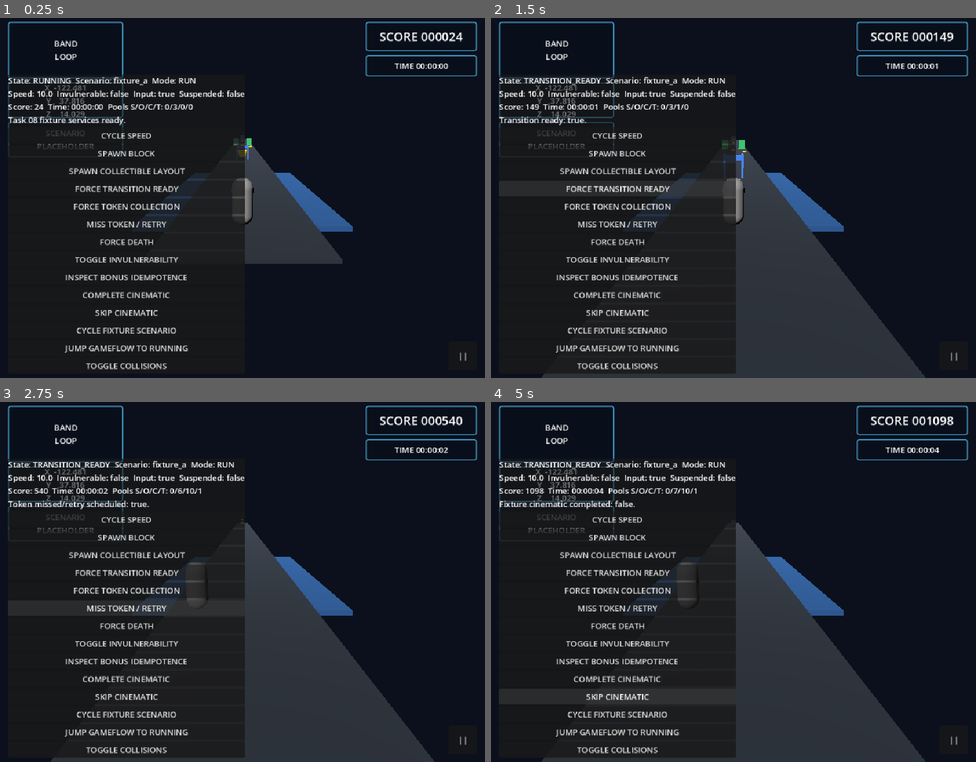
Above: before the commit, frames 1-4 (two rows, left to right).
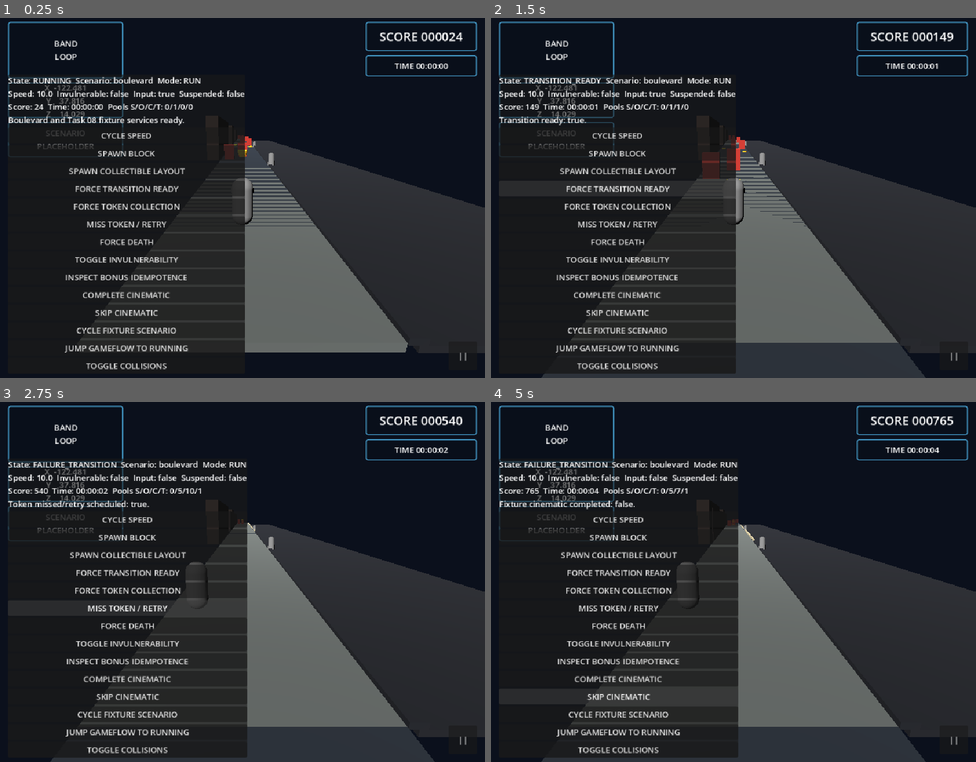
Above: after the commit, the same moments.

Repository: leonamlvs/californication
Game: Godot game, scene res://dev/DevHarness.tscn
Same seed, same stepped clock (60 frames per second), same inputs: the game is played once before the commit and once after it. This scene is started directly instead of the project's main scene.
Inputs:
- Up to frame 1 (0.25 s): no input
- Up to frame 2 (1.5 s): click "FORCE TRANSITION READY" at 0.5 s; click "FORCE TRANSITION READY" at 1.25 s
- Up to frame 3 (2.75 s): click "MISS TOKEN / RETRY" at 2 s
- Up to frame 4 (5 s): click "MISS TOKEN / RETRY" at 2.75 s; click "MISS TOKEN / RETRY" at 3.5 s; click "SKIP CINEMATIC" at 4.25 s

The runs differ from the first frame. In frame 1, 25% of the frame differs, in the area x 1-100%, y 16-94%; in frame 2, 24%; in frame 3, 27%; in frame 4, 28%, in the area x 6-100%, y 4-99%.

Commit message:
feat: add Boulevard scenario

Diff:
--- /dev/null
+++ b/data/camera_profiles/boulevard_follow.tres
@@ -0,0 +1,11 @@
+[gd_resource type="Resource" script_class="CameraProfile" load_steps=2 format=3]
+
+[ext_resource type="Script" path="res://data/definitions/CameraProfile.gd" id="1_profile"]
+
+[resource]
+script = ExtResource("1_profile")
+field_of_view = 68.0
+follow_distance = 8.0
+height = 3.2
+pitch_degrees = -15.0
+lateral_look_strength = 0.35
--- /dev/null
+++ b/data/definitions/CameraProfile.gd
@@ -0,0 +1,12 @@
+class_name CameraProfile
+extends Resource
+
+@export_range(35.0, 110.0, 1.0, "suffix: deg") var field_of_view := 68.0
+@export_range(1.0, 30.0, 0.1, "suffix:m") var follow_distance := 8.0
+@export_range(0.1, 10.0, 0.1, "suffix:m") var height := 3.2
+@export_range(-45.0, 20.0, 1.0, "suffix: deg") var pitch_degrees := -15.0
+@export_range(0.0, 2.0, 0.05) var lateral_look_strength := 0.35
+
+
+func is_valid_profile() -> bool:
+	return field_of_view > 0.0 and follow_distance > 0.0 and height > 0.0
--- /dev/null
+++ b/data/patterns/boulevard_hurdle_weave.tres
@@ -0,0 +1,33 @@
+[gd_resource type="Resource" script_class="PatternDefinition" load_steps=5 format=3]
+
+[ext_resource type="Script" path="res://data/definitions/PatternDefinition.gd" id="1_pattern"]
+[ext_resource type="Script" path="res://data/definitions/PatternObstaclePlacement.gd" id="2_placement"]
+[ext_resource type="Resource" path="res://data/obstacles/hurdle.tres" id="3_hurdle"]
+
+[sub_resource type="Resource" id="Placement_hurdle"]
+script = ExtResource("2_placement")
+obstacle = ExtResource("3_hurdle")
+forward_offset = 24.0
+lane = 1
+vertical_state = 1
+
+[sub_resource type="Resource" id="Placement_right"]
+script = ExtResource("2_placement")
+obstacle = ExtResource("3_hurdle")
+forward_offset = 28.0
+lane = 2
+vertical_state = 1
+
+[resource]
+script = ExtResource("1_pattern")
+id = &"boulevard_hurdle_weave"
+length = 30.0
+difficulty = 2
+weight = 0.8
+minimum_speed = 10.0
+maximum_speed = 16.0
+allowed_movement_modes = Array[StringName]([&"RUN"])
+minimum_reaction_time = 1.5
+entrance_state_mask = 511
+exit_state_mask = 511
+obstacle_placements = Array[PatternObstaclePlacement]([SubResource("Placement_hurdle"), SubResource("Placement_right")])
--- /dev/null
+++ b/data/patterns/boulevard_safe_recovery.tres
@@ -0,0 +1,17 @@
+[gd_resource type="Resource" script_class="PatternDefinition" load_steps=2 format=3]
+
+[ext_resource type="Script" path="res://data/definitions/PatternDefinition.gd" id="1_pattern"]
+
+[resource]
+script = ExtResource("1_pattern")
+id = &"boulevard_safe_recovery"
+length = 30.0
+difficulty = 0
+weight = 0.4
+minimum_speed = 10.0
+maximum_speed = 16.0
+allowed_movement_modes = Array[StringName]([&"RUN"])
+minimum_reaction_time = 1.5
+entrance_state_mask = 511
+exit_state_mask = 511
+safe_fallback = true
--- /dev/null
+++ b/data/patterns/boulevard_weave_left_center.tres
@@ -0,0 +1,31 @@
+[gd_resource type="Resource" script_class="PatternDefinition" load_steps=5 format=3]
+
+[ext_resource type="Script" path="res://data/definitions/PatternDefinition.gd" id="1_pattern"]
+[ext_resource type="Script" path="res://data/definitions/PatternObstaclePlacement.gd" id="2_placement"]
+[ext_resource type="Resource" path="res://data/obstacles/block.tres" id="3_block"]
+
+[sub_resource type="Resource" id="Placement_left"]
+script = ExtResource("2_placement")
+obstacle = ExtResource("3_block")
+forward_offset = 24.0
+lane = 0
+
+[sub_resource type="Resource" id="Placement_center"]
+script = ExtResource("2_placement")
+obstacle = ExtResource("3_block")
+forward_offset = 28.0
+lane = 1
+
+[resource]
+script = ExtResource("1_pattern")
+id = &"boulevard_weave_left_center"
+length = 30.0
+difficulty = 2
+weight = 1.0
+minimum_speed = 10.0
+maximum_speed = 16.0
+allowed_movement_modes = Array[StringName]([&"RUN"])
+minimum_reaction_time = 1.5
+entrance_state_mask = 511
+exit_state_mask = 511
+obstacle_placements = Array[PatternObstaclePlacement]([SubResource("Placement_left"), SubResource("Placement_center")])
--- /dev/null
+++ b/data/patterns/boulevard_weave_right_center.tres
@@ -0,0 +1,31 @@
+[gd_resource type="Resource" script_class="PatternDefinition" load_steps=5 format=3]
+
+[ext_resource type="Script" path="res://data/definitions/PatternDefinition.gd" id="1_pattern"]
+[ext_resource type="Script" path="res://data/definitions/PatternObstaclePlacement.gd" id="2_placement"]
+[ext_resource type="Resource" path="res://data/obstacles/block.tres" id="3_block"]
+
+[sub_resource type="Resource" id="Placement_right"]
+script = ExtResource("2_placement")
+obstacle = ExtResource("3_block")
+forward_offset = 24.0
+lane = 2
+
+[sub_resource type="Resource" id="Placement_center"]
+script = ExtResource("2_placement")
+obstacle = ExtResource("3_block")
+forward_offset = 28.0
+lane = 1
+
+[resource]
+script = ExtResource("1_pattern")
+id = &"boulevard_weave_right_center"
+length = 30.0
+difficulty = 2
+weight = 1.0
+minimum_speed = 10.0
+maximum_speed = 16.0
+allowed_movement_modes = Array[StringName]([&"RUN"])
+minimum_reaction_time = 1.5
+entrance_state_mask = 511
+exit_state_mask = 511
+obstacle_placements = Array[PatternObstaclePlacement]([SubResource("Placement_right"), SubResource("Placement_center")])
--- /dev/null
+++ b/data/scenarios/boulevard.tres
@@ -0,0 +1,33 @@
+[gd_resource type="Resource" script_class="ScenarioDefinition" load_steps=11 format=3]
+
+[ext_resource type="Script" path="res://data/definitions/ScenarioDefinition.gd" id="1_definition"]
+[ext_resource type="Resource" path="res://data/segments/boulevard_sidewalk.tres" id="2_segment"]
+[ext_resource type="Resource" path="res://data/track/graybox_obstacle_library.tres" id="3_obstacles"]
+[ext_resource type="Resource" path="res://data/track/normal_collectible_layouts.tres" id="4_collectibles"]
+[ext_resource type="PackedScene" path="res://scenarios/boulevard/BoulevardEnvironment.tscn" id="5_environment"]
+[ext_resource type="Resource" path="res://data/camera_profiles/boulevard_follow.tres" id="6_camera"]
+[ext_resource type="Resource" path="res://data/transitions/boulevard_curbside.tres" id="7_transition"]
+[ext_resource type="Resource" path="res://data/movement_profiles/run_default.tres" id="8_movement"]
+
+[sub_resource type="Resource" id="Resource_hud_coordinates"]
+
+[resource]
+script = ExtResource("1_definition")
+id = &"boulevard"
+display_name = "Boulevard"
+movement_mode = &"RUN"
+base_speed = 10.0
+max_speed = 16.0
+lane_spacing = 1.6
+segment_library = Array[SegmentDefinition]([ExtResource("2_segment")])
+obstacle_library = ExtResource("3_obstacles")
+collectible_patterns = ExtResource("4_collectibles")
+environment_scene = ExtResource("5_environment")
+camera_profile = ExtResource("6_camera")
+hud_coordinate_profile = SubResource("Resource_hud_coordinates")
+transition_definition = ExtResource("7_transition")
+minimum_transition_time = 40.0
+guaranteed_transition_time = 55.0
+development_minimum_transition_time = 15.0
+development_guaranteed_transition_time = 20.0
+movement_profile = ExtResource("8_movement")
--- /dev/null
+++ b/data/segments/boulevard_sidewalk.tres
@@ -0,0 +1,19 @@
+[gd_resource type="Resource" script_class="SegmentDefinition" load_steps=7 format=3]
+
+[ext_resource type="Script" path="res://data/definitions/SegmentDefinition.gd" id="1_segment"]
+[ext_resource type="PackedScene" path="res://scenarios/boulevard/BoulevardTrackSegment.tscn" id="2_scene"]
+[ext_resource type="Resource" path="res://data/patterns/boulevard_safe_recovery.tres" id="3_safe"]
+[ext_resource type="Resource" path="res://data/patterns/boulevard_weave_left_center.tres" id="4_left"]
+[ext_resource type="Resource" path="res://data/patterns/boulevard_weave_right_center.tres" id="5_right"]
+[ext_resource type="Resource" path="res://data/patterns/boulevard_hurdle_weave.tres" id="6_hurdle"]
+
+[resource]
+script = ExtResource("1_segment")
+id = &"boulevard_sidewalk"
+length = 30.0
+connection_start = Vector3(0, 0, 0)
+connection_end = Vector3(0, 0, -30)
+compatible_modes = Array[StringName]([&"RUN"])
+environment_tags = Array[StringName]([&"boulevard", &"sidewalk"])
+scene = ExtResource("2_scene")
+eligible_patterns = Array[PatternDefinition]([ExtResource("3_safe"), ExtResource("4_left"), ExtResource("5_right"), ExtResource("6_hurdle")])
--- /dev/null
+++ b/data/transitions/boulevard_curbside.tres
@@ -0,0 +1,13 @@
+[gd_resource type="Resource" script_class="TransitionDefinition" load_steps=3 format=3]
+
+[ext_resource type="Script" path="res://data/definitions/TransitionDefinition.gd" id="1_definition"]
+[ext_resource type="PackedScene" path="res://scenarios/boulevard/BoulevardCurbsideTransition.tscn" id="2_transition"]
+
+[resource]
+script = ExtResource("1_definition")
+id = &"boulevard_curbside"
+source_scenario = &"boulevard"
+transition_scene = ExtResource("2_transition")
+next_scenario_policy = 1
+next_scenario_ids = Array[StringName]([&"fixture_a"])
+transition_bonus_score = 1000
--- a/dev/DevHarness.gd
+++ b/dev/DevHarness.gd
@@ -2,6 +2,7 @@
 
 const FIXTURE_A := preload("res://dev/fixtures/fixture_scenario_a.tres")
 const FIXTURE_B := preload("res://dev/fixtures/fixture_scenario_b.tres")
+const BOULEVARD := preload("res://data/scenarios/boulevard.tres")
 const BLOCK_DEFINITION := preload("res://data/obstacles/block.tres")
 
 @onready var runner: RunnerController = %Runner
@@ -13,23 +14,25 @@
 
 var _layout_index := 0
 var _speed_index := 0
-var _message := "Task 08 fixture services ready."
+var _message := "Boulevard and Task 08 fixture services ready."
 var _speeds: Array[float] = [10.0, 13.0, 16.0]
 
 
 func _ready() -> void:
 	ScenarioManager.reset_for_tests()
 	ScenarioManager.set_scenario_root(scenario_root)
+	ScenarioManager.register_scenario(BOULEVARD)
 	ScenarioManager.register_scenario(FIXTURE_A, true)
 	ScenarioManager.register_scenario(FIXTURE_B, true)
-	ScenarioManager.load_scenario(FIXTURE_A.id)
+	ScenarioManager.load_scenario(BOULEVARD.id)
 	GameFlow.development_jump_to_state(GameFlow.RUNNING)
 	runner.development_simulation_enabled = true
 	generator.set_runner(runner)
+	generator.configure_for_scenario(BOULEVARD)
 	generator.reset_generator(generator.deterministic_seed, 0.0, runner.current_speed)
 	hud.bind_run_stats(generator.run_stats)
 	coordinator.configure_services(runner, generator, generator.run_stats, hud)
-	coordinator.begin_scenario(FIXTURE_A, true)
+	coordinator.begin_scenario(BOULEVARD, true)
 
 
 func _process(_delta: float) -> void:
--- a/gameplay/track/TrackGenerator.gd
+++ b/gameplay/track/TrackGenerator.gd
@@ -79,6 +79,11 @@
 	segment_definitions = definition.segment_library
 	obstacle_library = definition.obstacle_library
 	collectible_layout_library = definition.collectible_patterns
+	for segment_definition: SegmentDefinition in segment_definitions:
+		for pattern: PatternDefinition in segment_definition.eligible_patterns:
+			if pattern.safe_fallback:
+				fallback_pattern = pattern
+				break
 	pool.obstacle_library = obstacle_library
 	return true
 
--- /dev/null
+++ b/scenarios/boulevard/BoulevardCurbsideTransition.gd
@@ -0,0 +1,51 @@
+class_name BoulevardCurbsideTransition
+extends ScenarioTransitionController
+
+enum Stage {
+	CURBSIDE_ENTRY,
+	TRASH_CAN_JUMP,
+	FALL_TO_TARGET,
+}
+
+@onready var proxy: MeshInstance3D = %Proxy
+@onready var trash_can: MeshInstance3D = %TrashCan
+
+var current_stage: Stage = Stage.CURBSIDE_ENTRY
+var stage_history: Array[Stage] = []
+
+
+func start(transition_context: Dictionary) -> void:
+	super.start(transition_context)
+	current_stage = Stage.CURBSIDE_ENTRY
+	stage_history = [current_stage]
+	proxy.position = Vector3(-1.8, 0.9, 2.0)
+	trash_can.rotation = Vector3.ZERO
+
+
+func _process(delta: float) -> void:
+	if is_running:
+		_update_authored_route()
+	super._process(delta)
+
+
+func _update_authored_route() -> void:
+	var progress := clampf(_elapsed / duration, 0.0, 1.0)
+	if progress < 0.3:
+		_set_stage(Stage.CURBSIDE_ENTRY)
+		proxy.position = Vector3(lerpf(-1.8, 0.1, progress / 0.3), 0.9, lerpf(2.0, -1.0, progress / 0.3))
+	elif progress < 0.65:
+		_set_stage(Stage.TRASH_CAN_JUMP)
+		var jump_progress := (progress - 0.3) / 0.35
+		proxy.position = Vector3(lerpf(0.1, 1.3, jump_progress), 0.9 + 2.2 * sin(jump_progress * PI), lerpf(-1.0, -4.0, jump_progress))
+		trash_can.rotation.z = -0.25 * jump_progress
+	else:
+		_set_stage(Stage.FALL_TO_TARGET)
+		var fall_progress := (progress - 0.65) / 0.35
+		proxy.position = Vector3(lerpf(1.3, 2.0, fall_progress), lerpf(0.9, -3.0, fall_progress), lerpf(-4.0, -10.0, fall_progress))
+
+
+func _set_stage(next_stage: Stage) -> void:
+	if current_stage == next_stage:
+		return
+	current_stage = next_stage
+	stage_history.append(current_stage)
--- /dev/null
+++ b/scenarios/boulevard/BoulevardCurbsideTransition.tscn
@@ -0,0 +1,40 @@
+[gd_scene load_steps=6 format=3]
+
+[ext_resource type="Script" path="res://scenarios/boulevard/BoulevardCurbsideTransition.gd" id="1_transition"]
+
+[sub_resource type="CapsuleMesh" id="CapsuleMesh_proxy"]
+radius = 0.35
+height = 1.7
+
+[sub_resource type="StandardMaterial3D" id="ProxyMaterial"]
+albedo_color = Color(0.92, 0.35, 0.18, 1)
+
+[sub_resource type="CylinderMesh" id="CylinderMesh_trash"]
+top_radius = 0.34
+bottom_radius = 0.4
+height = 0.9
+
+[sub_resource type="StandardMaterial3D" id="TrashMaterial"]
+albedo_color = Color(0.18, 0.42, 0.28, 1)
+
+[node name="BoulevardCurbsideTransition" type="Node3D"]
+script = ExtResource("1_transition")
+duration = 2.4
+
+[node name="CurbsideFloor" type="MeshInstance3D" parent="."]
+position = Vector3(0, -0.1, -4)
+mesh = SubResource("CylinderMesh_trash")
+scale = Vector3(6, 0.15, 14)
+material_override = SubResource("TrashMaterial")
+
+[node name="TrashCan" type="MeshInstance3D" parent="."]
+unique_name_in_owner = true
+position = Vector3(0.7, 0.45, -2.2)
+mesh = SubResource("CylinderMesh_trash")
+material_override = SubResource("TrashMaterial")
+
+[node name="Proxy" type="MeshInstance3D" parent="."]
+unique_name_in_owner = true
+position = Vector3(-1.8, 0.9, 2)
+mesh = SubResource("CapsuleMesh_proxy")
+material_override = SubResource("ProxyMaterial")
--- /dev/null
+++ b/scenarios/boulevard/BoulevardEnvironment.gd
@@ -0,0 +1,16 @@
+class_name BoulevardEnvironment
+extends Node3D
+
+## Physical gameplay lanes are centered on the sidewalk; the road is visual-only.
+@export_range(0.1, 10.0, 0.1, "suffix:m") var sidewalk_half_width := 2.6
+@export_range(0.1, 10.0, 0.1, "suffix:m") var traffic_start_x := 3.2
+@export_range(1, 8, 1) var lane_count := 3
+@export_range(0.1, 5.0, 0.1, "suffix:m") var lane_spacing := 1.6
+
+
+func lane_x(lane_index: int) -> float:
+	return (float(lane_index) - float(lane_count - 1) * 0.5) * lane_spacing
+
+
+func is_lane_on_sidewalk(lane_index: int, runner_half_width: float = 0.38) -> bool:
+	return lane_index >= 0 and lane_index < lane_count and absf(lane_x(lane_index)) + runner_half_width <= sidewalk_half_width
--- /dev/null
+++ b/scenarios/boulevard/BoulevardEnvironment.tscn
@@ -0,0 +1,63 @@
+[gd_scene load_steps=8 format=3]
+
+[ext_resource type="Script" path="res://scenarios/boulevard/BoulevardEnvironment.gd" id="1_environment"]
+
+[sub_resource type="BoxMesh" id="SidewalkMesh"]
+size = Vector3(5.2, 0.18, 100)
+
+[sub_resource type="StandardMaterial3D" id="SidewalkMaterial"]
+albedo_color = Color(0.38, 0.4, 0.39, 1)
+
+[sub_resource type="BoxMesh" id="RoadMesh"]
+size = Vector3(8, 0.14, 100)
+
+[sub_resource type="StandardMaterial3D" id="RoadMaterial"]
+albedo_color = Color(0.08, 0.09, 0.12, 1)
+
+[sub_resource type="BoxMesh" id="BuildingMesh"]
+size = Vector3(1.4, 5, 20)
+
+[sub_resource type="StandardMaterial3D" id="BuildingMaterial"]
+albedo_color = Color(0.24, 0.18, 0.16, 1)
+
+[sub_resource type="CylinderMesh" id="FurnitureMesh"]
+top_radius = 0.28
+bottom_radius = 0.35
+height = 1.15
+
+[node name="BoulevardEnvironment" type="Node3D"]
+script = ExtResource("1_environment")
+
+[node name="Sidewalk" type="MeshInstance3D" parent="."]
+position = Vector3(0, -0.09, -45)
+mesh = SubResource("SidewalkMesh")
+material_override = SubResource("SidewalkMaterial")
+
+[node name="Curb" type="MeshInstance3D" parent="."]
+position = Vector3(2.78, 0.02, -45)
+mesh = SubResource("RoadMesh")
+material_override = SubResource("RoadMaterial")
+scale = Vector3(0.04, 1, 1)
+
+[node name="TrafficVisualOnly" type="MeshInstance3D" parent="."]
+position = Vector3(6.8, -0.12, -45)
+mesh = SubResource("RoadMesh")
+material_override = SubResource("RoadMaterial")
+
+[node name="StorefrontLeft" type="MeshInstance3D" parent="."]
+position = Vector3(-3.45, 2.5, -30)
+mesh = SubResource("BuildingMesh")
+material_override = SubResource("BuildingMaterial")
+
+[node name="StorefrontRight" type="MeshInstance3D" parent="."]
+position = Vector3(-3.45, 2.5, -65)
+mesh = SubResource("BuildingMesh")
+material_override = SubResource("BuildingMaterial")
+
+[node name="StreetFurnitureBoundary" type="MeshInstance3D" parent="."]
+position = Vector3(2.9, 0.58, -16)
+mesh = SubResource("FurnitureMesh")
+
+[node name="StreetFurnitureBoundary2" type="MeshInstance3D" parent="."]
+position = Vector3(2.9, 0.58, -50)
+mesh = SubResource("FurnitureMesh")
--- /dev/null
+++ b/scenarios/boulevard/BoulevardTrackSegment.tscn
@@ -0,0 +1,46 @@
+[gd_scene load_steps=8 format=3]
+
+[ext_resource type="Script" path="res://gameplay/track/TrackSegment.gd" id="1_segment"]
+
+[sub_resource type="BoxMesh" id="FloorMesh"]
+resource_local_to_scene = true
+size = Vector3(5.2, 0.1, 30)
+
+[sub_resource type="StandardMaterial3D" id="FloorMaterial"]
+albedo_color = Color(0.38, 0.4, 0.39, 1)
+
+[sub_resource type="BoxMesh" id="CurbMesh"]
+size = Vector3(0.18, 0.3, 30)
+
+[sub_resource type="StandardMaterial3D" id="CurbMaterial"]
+albedo_color = Color(0.75, 0.7, 0.56, 1)
+
+[sub_resource type="BoxMesh" id="FacadeMesh"]
+size = Vector3(1.2, 4.2, 30)
+
+[sub_resource type="StandardMaterial3D" id="FacadeMaterial"]
+albedo_color = Color(0.2, 0.16, 0.16, 1)
+
+[node name="BoulevardTrackSegment" type="Node3D"]
+script = ExtResource("1_segment")
+
+[node name="FloorMesh" type="MeshInstance3D" parent="."]
+unique_name_in_owner = true
+position = Vector3(0, -0.05, -15)
+mesh = SubResource("FloorMesh")
+material_override = SubResource("FloorMaterial")
+
+[node name="StorefrontBoundary" type="MeshInstance3D" parent="."]
+position = Vector3(-3.25, 2.1, -15)
+mesh = SubResource("FacadeMesh")
+material_override = SubResource("FacadeMaterial")
+
+[node name="CurbBoundary" type="MeshInstance3D" parent="."]
+position = Vector3(2.7, 0.15, -15)
+mesh = SubResource("CurbMesh")
+material_override = SubResource("CurbMaterial")
+
+[node name="StartAnchor" type="Marker3D" parent="."]
+
+[node name="EndAnchor" type="Marker3D" parent="."]
+position = Vector3(0, 0, -30)
--- /dev/null
+++ b/tests/cli/Task09Test.gd
@@ -0,0 +1,95 @@
+extends Node
+
+const BOULEVARD := preload("res://data/scenarios/boulevard.tres")
+const FIXTURE_A := preload("res://dev/fixtures/fixture_scenario_a.tres")
+const RUNNER_SCENE := preload("res://gameplay/runner/Runner.tscn")
+const GENERATOR_SCENE := preload("res://gameplay/track/TrackGenerator.tscn")
+const COORDINATOR_SCENE := preload("res://gameplay/transitions/TransitionCoordinator.tscn")
+const HUD_SCENE := preload("res://ui/hud/HUD.tscn")
+const RUN_CAPABILITIES := preload("res://data/track/run_capabilities.tres")
+
+var _failed := false
+
+
+func _ready() -> void:
+	_run()
+	if _failed:
+		get_tree().quit(1)
+		return
+	print("Task 09 Boulevard scenario test passed.")
+	get_tree().quit(0)
+
+
+func _run() -> void:
+	_assert(BOULEVARD.is_valid_definition(), "Boulevard scenario definition is invalid.")
+	var camera_profile := BOULEVARD.camera_profile as CameraProfile
+	_assert(camera_profile != null and camera_profile.is_valid_profile(), "Boulevard camera profile is invalid.")
+	var environment := BOULEVARD.environment_scene.instantiate() as BoulevardEnvironment
+	add_child(environment)
+	for lane: int in BOULEVARD.movement_profile.lane_count:
+		_assert(environment.is_lane_on_sidewalk(lane, BOULEVARD.movement_profile.capsule_radius), "Boulevard lane %d leaves the sidewalk." % lane)
+	_assert(environment.traffic_start_x > environment.sidewalk_half_width, "Boulevard traffic visual overlaps the sidewalk lane bounds.")
+
+	var validator := PatternValidator.new()
+	for segment: SegmentDefinition in BOULEVARD.segment_library:
+		_assert(segment.is_valid_definition(), "Boulevard sidewalk segment is invalid.")
+		for pattern: PatternDefinition in segment.eligible_patterns:
+			var result := validator.validate_pattern(pattern, RUN_CAPABILITIES, 10.0, RunnerStateSpace.all_lanes_for_posture(RunnerStateSpace.Posture.GROUND))
+			_assert(result.is_valid, "Boulevard pattern %s is not solvable." % pattern.id)
+			for placement: PatternObstaclePlacement in pattern.obstacle_placements:
+				_assert(placement.lane >= 0 and environment.is_lane_on_sidewalk(placement.lane, BOULEVARD.movement_profile.capsule_radius), "Boulevard pattern %s requires traffic entry." % pattern.id)
+
+	var scenario_root := Node3D.new()
+	add_child(scenario_root)
+	ScenarioManager.reset_for_tests()
+	ScenarioManager.set_scenario_root(scenario_root)
+	_assert(ScenarioManager.register_scenario(BOULEVARD), "Boulevard did not register as production content.")
+	_assert(ScenarioManager.register_scenario(FIXTURE_A, true), "Boulevard development handoff fixture did not register.")
+	_assert(ScenarioManager.production_scenario_ids() == [BOULEVARD.id], "Boulevard production registration is incorrect.")
+	_assert(ScenarioManager.load_scenario(BOULEVARD.id), "Boulevard did not load.")
+
+	var runner := RUNNER_SCENE.instantiate() as RunnerController
+	add_child(runner)
+	var generator := GENERATOR_SCENE.instantiate() as TrackGenerator
+	generator.auto_start = false
+	add_child(generator)
+	generator.set_runner(runner)
+	_assert(generator.configure_for_scenario(BOULEVARD), "Generator rejected Boulevard configuration.")
+	_assert(generator.fallback_pattern.id == &"boulevard_safe_recovery", "Generator did not install Boulevard's safe recovery pattern.")
+	generator.reset_generator(909, 0.0, runner.current_speed)
+	_assert(generator.configuration_is_valid(), "Boulevard generator configuration is invalid.")
+	var hud := HUD_SCENE.instantiate() as RunnerHUD
+	add_child(hud)
+	hud.bind_run_stats(generator.run_stats)
+	var coordinator := COORDINATOR_SCENE.instantiate() as TransitionCoordinator
+	add_child(coordinator)
+	coordinator.configure_services(runner, generator, generator.run_stats, hud)
+	_assert(coordinator.begin_scenario(BOULEVARD, true), "Coordinator rejected Boulevard.")
+	GameFlow.development_jump_to_state(GameFlow.RUNNING)
+	_assert(coordinator.development_force_token_collection(), "Boulevard token did not start its curbside transition.")
+	var cinematic := coordinator.active_cinematic as BoulevardCurbsideTransition
+	_assert(cinematic != null and cinematic.is_running, "Boulevard did not instantiate its curbside cinematic.")
+	_assert(cinematic.find_children("*", "RunnerController", true, false).is_empty() and cinematic.find_children("*", "ObstacleBase", true, false).is_empty() and cinematic.find_children("*", "CollectibleBase", true, false).is_empty(), "Boulevard cinematic contains gameplay entities.")
+	_assert(runner.is_invulnerable and runner.movement_suspended and not GameFlow.gameplay_input_enabled, "Boulevard cinematic is not input-locked and protected.")
+	_assert(not runner.request_right(), "Boulevard cinematic accepted gameplay input.")
+	cinematic._process(0.8)
+	cinematic._process(0.8)
+	cinematic._process(0.1)
+	_assert(cinematic.stage_history == [BoulevardCurbsideTransition.Stage.CURBSIDE_ENTRY, BoulevardCurbsideTransition.Stage.TRASH_CAN_JUMP, BoulevardCurbsideTransition.Stage.FALL_TO_TARGET], "Boulevard curbside cinematic did not follow entry, jump, fall order.")
+	_assert(cinematic.is_running, "Boulevard cinematic ended before its authored completion.")
+	_assert(coordinator.development_force_complete_cinematic(), "Boulevard cinematic completion hook failed.")
+	_assert(GameFlow.current_state == GameFlow.RUNNING and ScenarioManager.active_scenario_id == FIXTURE_A.id, "Boulevard cinematic did not hand off to the registered fixture target.")
+	_assert(not runner.is_invulnerable and not runner.movement_suspended and not generator.suspended, "Boulevard handoff did not restore normal protected services.")
+
+	ScenarioManager.reset_for_tests()
+	environment.queue_free()
+	runner.queue_free()
+	generator.queue_free()
+	hud.queue_free()
+	coordinator.queue_free()
+
+
+func _assert(condition: bool, message: String) -> void:
+	if not condition:
+		_failed = true
+		printerr(message)
--- /dev/null
+++ b/tests/cli/Task09Test.tscn
@@ -0,0 +1,6 @@
+[gd_scene load_steps=2 format=3]
+
+[ext_resource type="Script" path="res://tests/cli/Task09Test.gd" id="1_test"]
+
+[node name="Task09Test" type="Node"]
+script = ExtResource("1_test")
Not shown, added: data/definitions/CameraProfile.gd.uid
Not shown, added: scenarios/boulevard/BoulevardCurbsideTransition.gd.uid
Not shown, added: scenarios/boulevard/BoulevardEnvironment.gd.uid
Not shown, added: tests/cli/Task09Test.gd.uid
Not shown, changed: docs/TASK_STATUS.md
